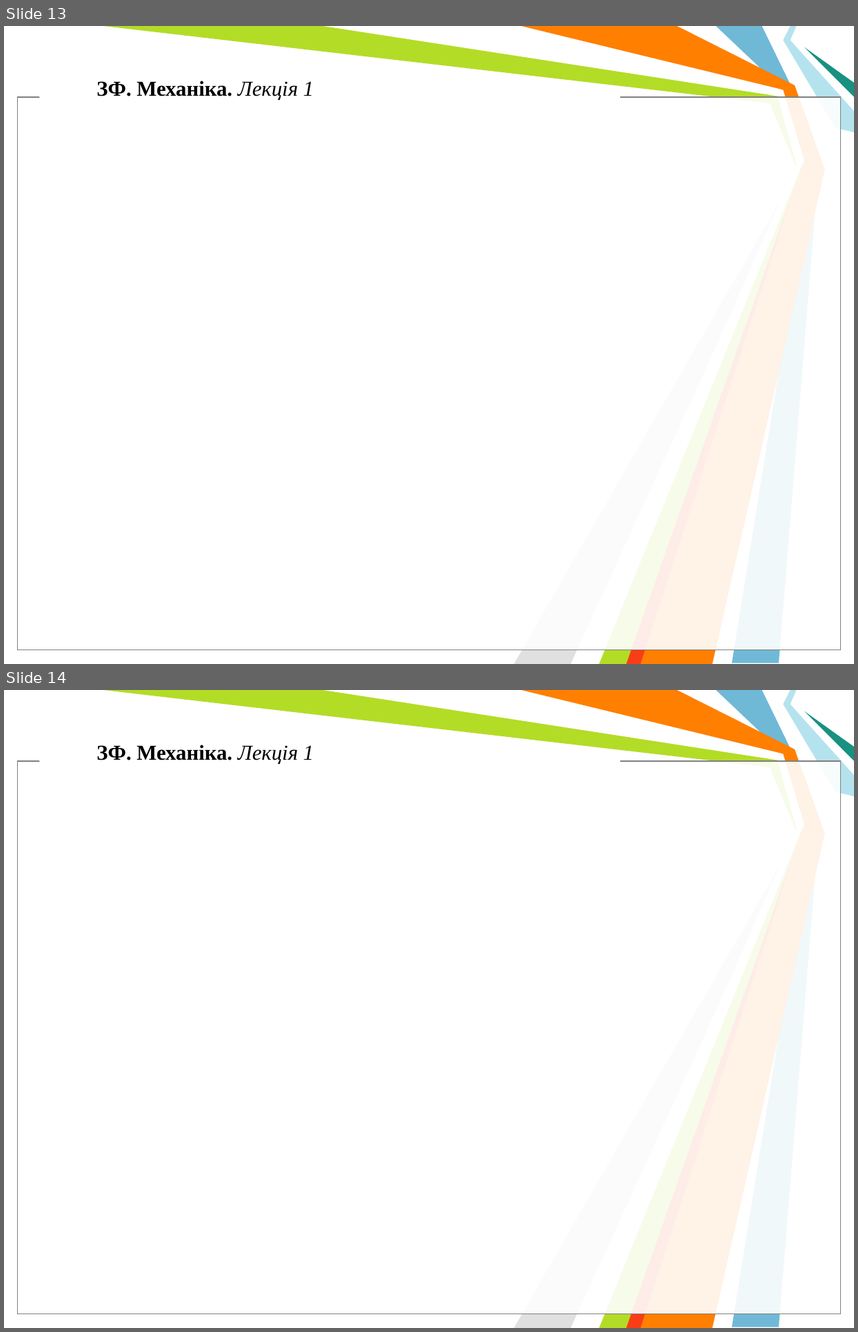
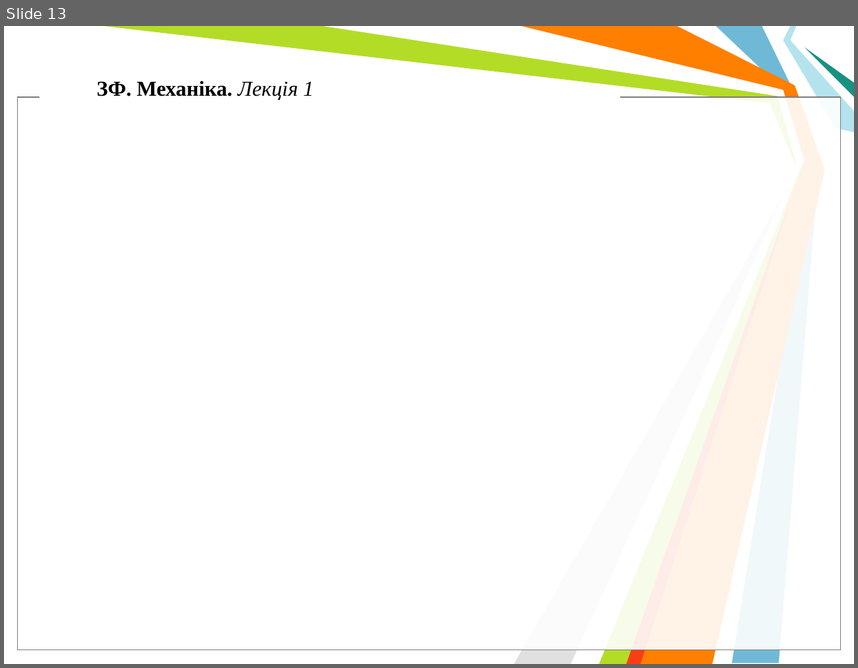
Before and after one commit to l432/NMK, a slide deck: Lecture/Mechanics/KTP.ppt. Shown one above the other, each under a label of ours: slides 13 and 14 before the commit, slide 13 after it. The pictures are 858x1332 and 858x668 pixels, drawn with LibreOffice and Linux fonts; fonts in the diff are those of the drawing; background and template pictures are left out. Boxes give left, top, right and bottom in pixels: in the first picture for what was removed or moved away, otherwise in the second. Text is boxed around its words. In the diff, an @@ line names an element or a change of style, - is before the commit and + after.

```diff
--- a/Lecture/Mechanics/KTP.ppt
+++ b/Lecture/Mechanics/KTP.ppt
@@ slide 14 removed at [4, 690, 854, 1328], background #FFFFFF; not listed: 11 template elements that a slide beside it also shows @@
@@ text removed at [96, 745, 314, 764] @@
-ЗФ. Механіка. Лекція 1
```
Also in this commit, not shown: 1 slide added, 1 other slide removed, 3 other files.
